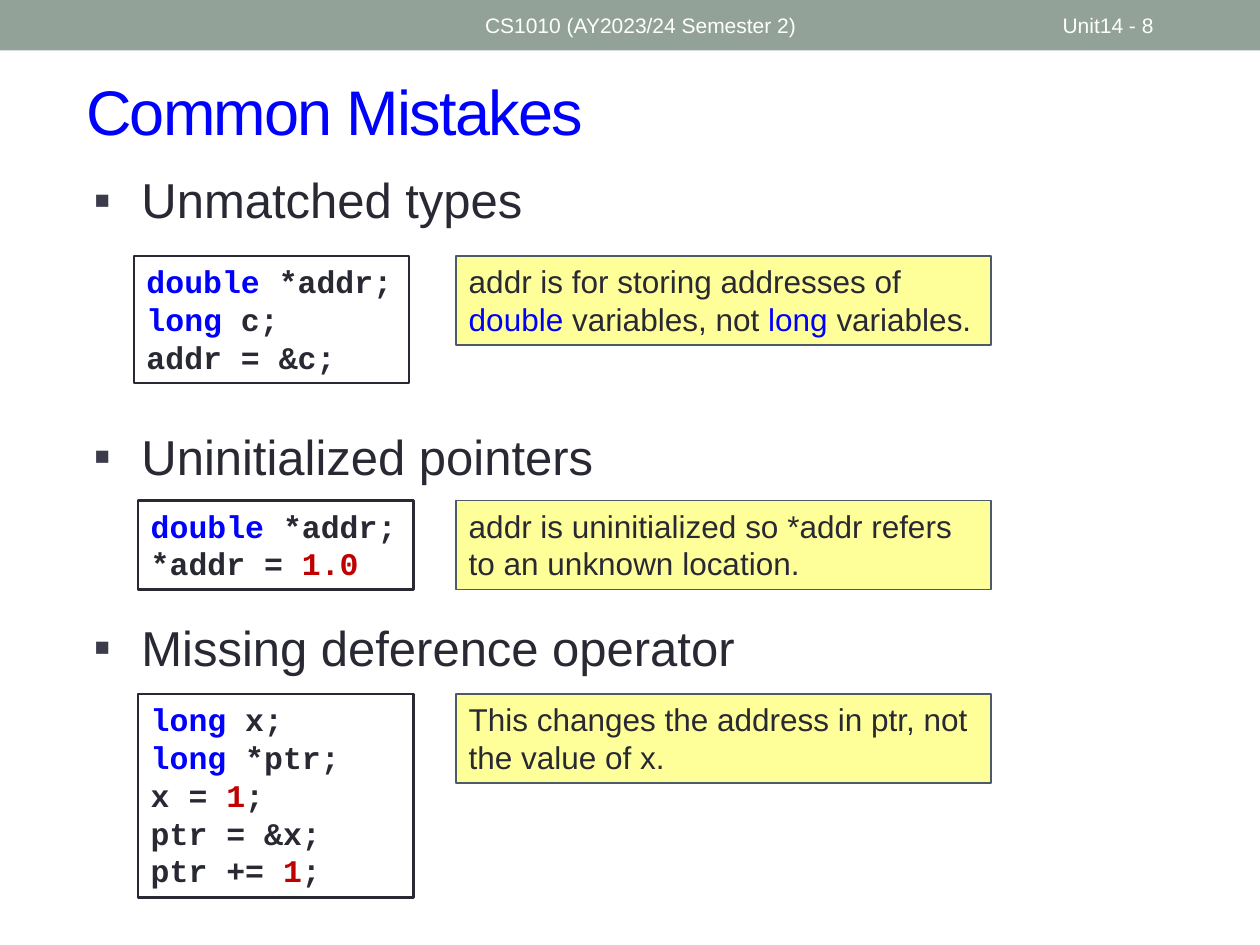
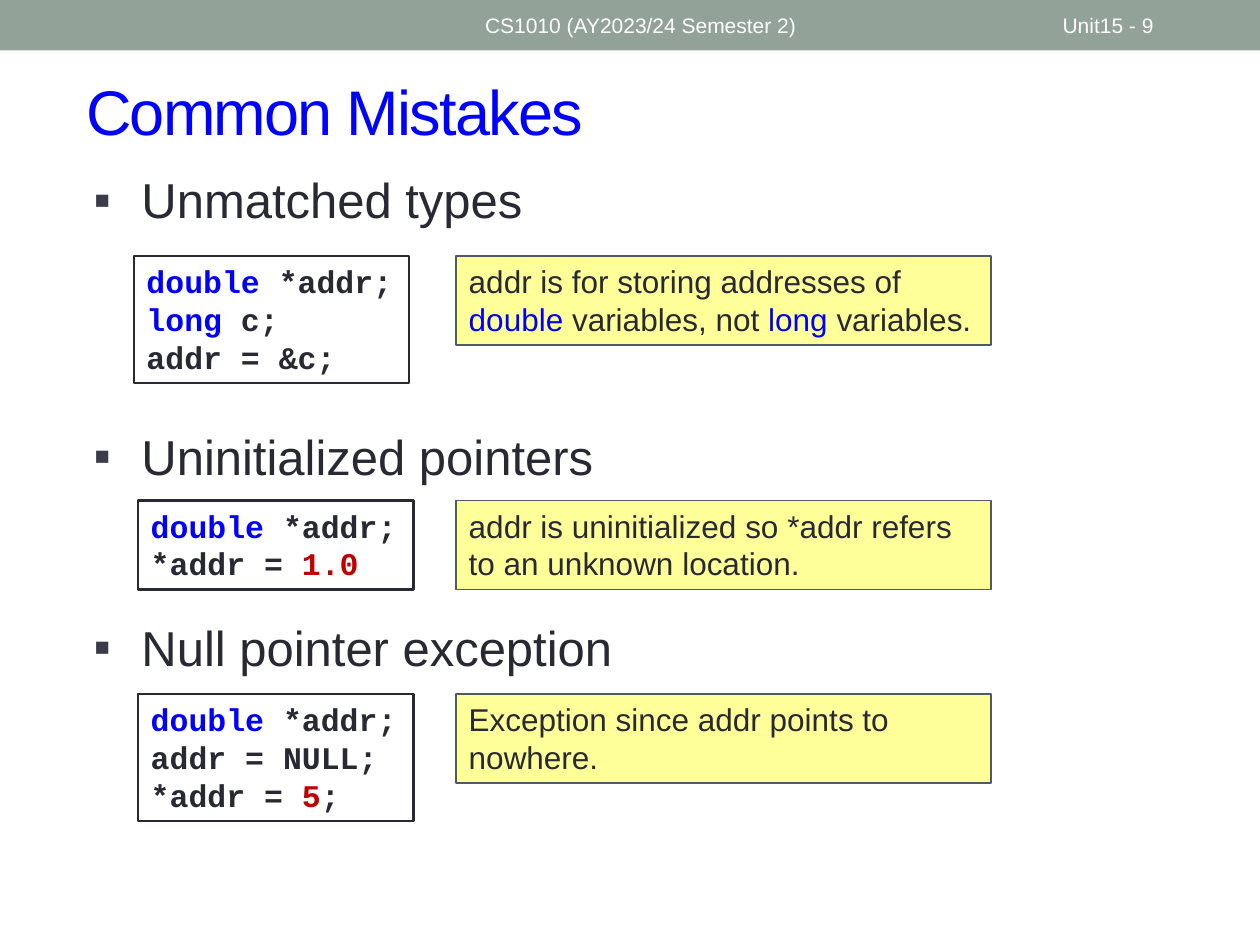
Before and after one commit to nus-cs1010-2425-s2/website, a slide deck: slide 9 of slides/Unit15_Pointers.pptx (slide 8 before the commit). Drawn at 1260x945 pixels with LibreOffice and Linux fonts; fonts in the diff are those of the drawing. Boxes give left, top, right and bottom in pixels: in the first picture for what was removed or moved away, otherwise in the second. Text is boxed around its words. In the diff, an @@ line names an element or a change of style, - is before the commit and + after.

```diff
--- a/slides/Unit15_Pointers.pptx
+++ b/slides/Unit15_Pointers.pptx
@@ page number at box(1063, 18, 1154, 33): text changed @@
-Unit14 - 8
+Unit15 - 9
@@ text at box(141, 630, 613, 676): text changed @@
-▪ Missing deference operator
+▪ Null pointer exception
@@ rectangle "double *addr;": place and size @@
-rectangle "double *addr;" at box(139, 694, 413, 898)
+rectangle "double *addr;" at box(139, 694, 413, 822)
@@ text in rectangle at box(151, 709, 396, 813): text changed @@
-long x;
-long *ptr;
-x = 1;
-ptr = &x;
-ptr += 1;
+double *addr;
+addr = NULL;
+*addr = 5;
@@ text in rectangle at box(469, 708, 888, 770): text changed @@
-This changes the address in ptr, not the value of x.
+Exception since addr points to nowhere.
```
Also in this commit, not shown: 6 other slides changed, 2 slides added, 8 other files.
